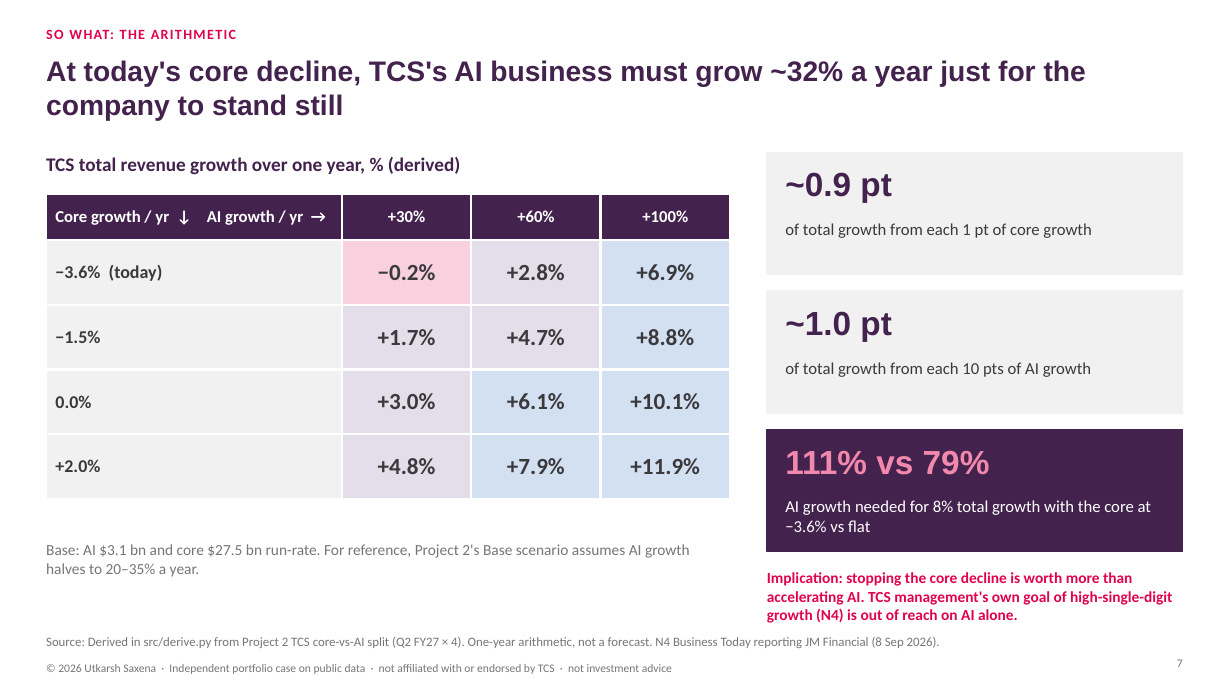
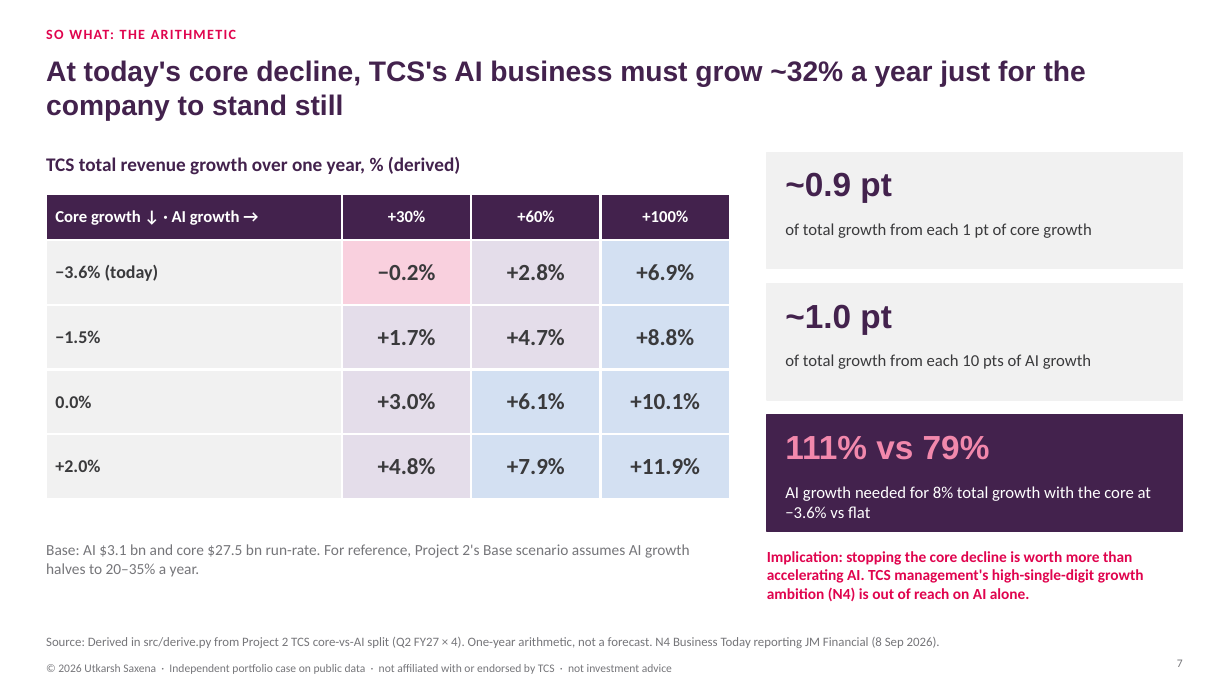
Before and after one commit to lokpriye96/ai-consulting-report-genai-services, a slide deck: slide 7 of outputs/TCS_AI_Deflation_Strategy.pptx. Drawn at 1232x693 pixels with LibreOffice and Linux fonts; fonts in the diff are those of the drawing. Boxes give left, top, right and bottom in pixels: in the first picture for what was removed or moved away, otherwise in the second. Text is boxed around its words. In the diff, an @@ line names an element or a change of style, - is before the commit and + after.

```diff
--- a/outputs/TCS_AI_Deflation_Strategy.pptx
+++ b/outputs/TCS_AI_Deflation_Strategy.pptx
@@ table at bbox=[46, 194, 730, 478] @@
-row 1, column 1: Core growth / yr ↓ AI growth / yr →
+row 1, column 1: Core growth ↓ · AI growth →
@@ rectangle: place and size @@
-rectangle at bbox=[767, 291, 1183, 413]
+rectangle at bbox=[767, 284, 1183, 400]
@@ text "~1.0 pt": place and size @@
-text "~1.0 pt" at bbox=[785, 311, 891, 341]
+text "~1.0 pt" at bbox=[785, 304, 891, 334]
@@ text "of total growth from each ...": place and size @@
-text "of total growth from each ..." at bbox=[785, 362, 1091, 377]
+text "of total growth from each ..." at bbox=[785, 354, 1091, 369]
@@ rectangle: place and size @@
-rectangle at bbox=[767, 430, 1183, 552]
+rectangle at bbox=[767, 415, 1183, 531]
@@ text "111% vs 79%": place and size @@
-text "111% vs 79%" at bbox=[785, 450, 990, 475]
+text "111% vs 79%" at bbox=[785, 435, 990, 460]
@@ text "AI growth needed for 8% ...": place and size @@
-text "AI growth needed for 8% ..." at bbox=[785, 500, 1151, 532]
+text "AI growth needed for 8% ..." at bbox=[785, 486, 1151, 518]
@@ text at bbox=[767, 551, 1144, 601]: text changed @@
-Implication: stopping the core decline is worth more than accelerating AI. TCS management's own goal of high-single-digit growth (N4) is out of reach on AI alone.
+Implication: stopping the core decline is worth more than accelerating AI. TCS management's high-single-digit growth ambition (N4) is out of reach on AI alone.
```
Also in this commit, not shown: 10 other slides changed, 16 other files.
